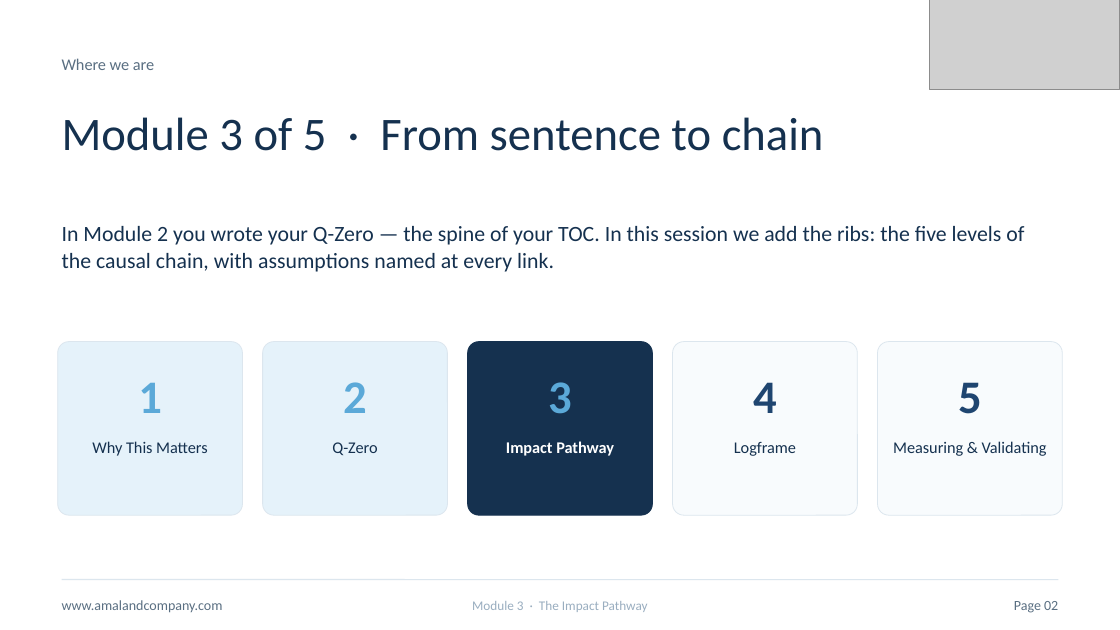
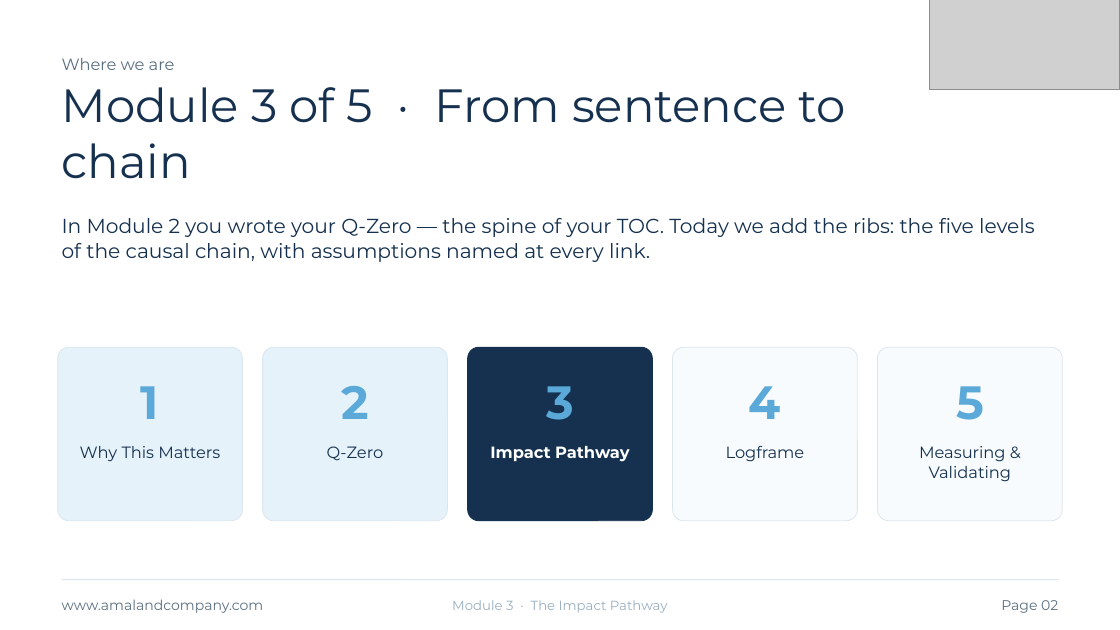
Before and after one commit to gihan-oss/TOCProgram, a slide deck: slide 2 of public/slides/module-3-impact-pathway.pptx. Drawn at 1120x630 pixels with LibreOffice and Linux fonts; fonts in the diff are those of the drawing; grey boxes stand for pictures. Boxes give left, top, right and bottom in pixels: in the first picture for what was removed or moved away, otherwise in the second. Text is boxed around its words. In the diff, an @@ line names an element or a change of style, - is before the commit and + after.

```diff
--- a/public/slides/module-3-impact-pathway.pptx
+++ b/public/slides/module-3-impact-pathway.pptx
@@ text at (62,218,1035,262): text changed; size 14 to 13 pt; font Calibri to Montserrat @@
-In Module 2 you wrote your Q-Zero — the spine of your TOC. In this session we add the ribs: the five levels of the causal chain, with assumptions named at every link.
+In Module 2 you wrote your Q-Zero — the spine of your TOC. Today we add the ribs: the five levels of the causal chain, with assumptions named at every link.
@@ 5 rounded rectangles: place and size @@
-5 rounded rectangles at (58,342,1062,515)
+5 rounded rectangles at (58,347,1062,521)
@@ text "4" at (749,386,781,419): font Calibri to Montserrat, text colour #1F4570 to #5BA9D8 @@
@@ text "5" at (956,386,984,420): font Calibri to Montserrat, text colour #1F4570 to #5BA9D8 @@
@@ font Calibri to Montserrat in 13 elements at (62,58,175,70), (62,87,846,179), (62,599,264,613), (452,600,668,613), (1001,600,1058,613), (141,386,159,419), (80,446,220,461), (341,386,369,419), (327,446,384,461), (546,386,574,420), (919,446,1011,482), (490,446,629,462), (726,446,805,462) @@
```
Also in this commit, not shown: 12 other slides changed, 11 slides added, 2 slides removed.
